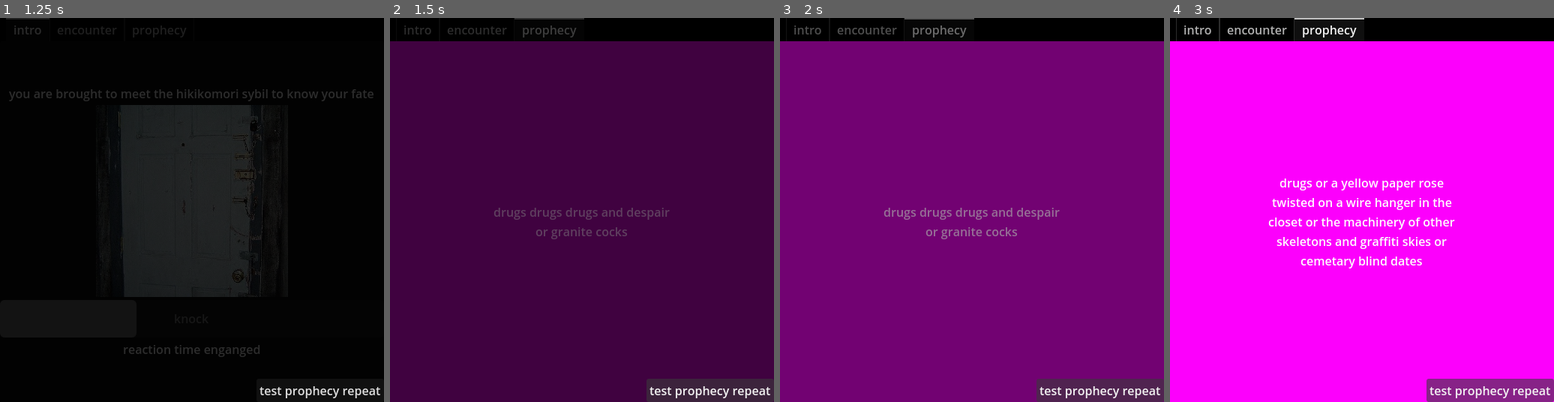
Above: before the commit, frames 1-4 (left to right).
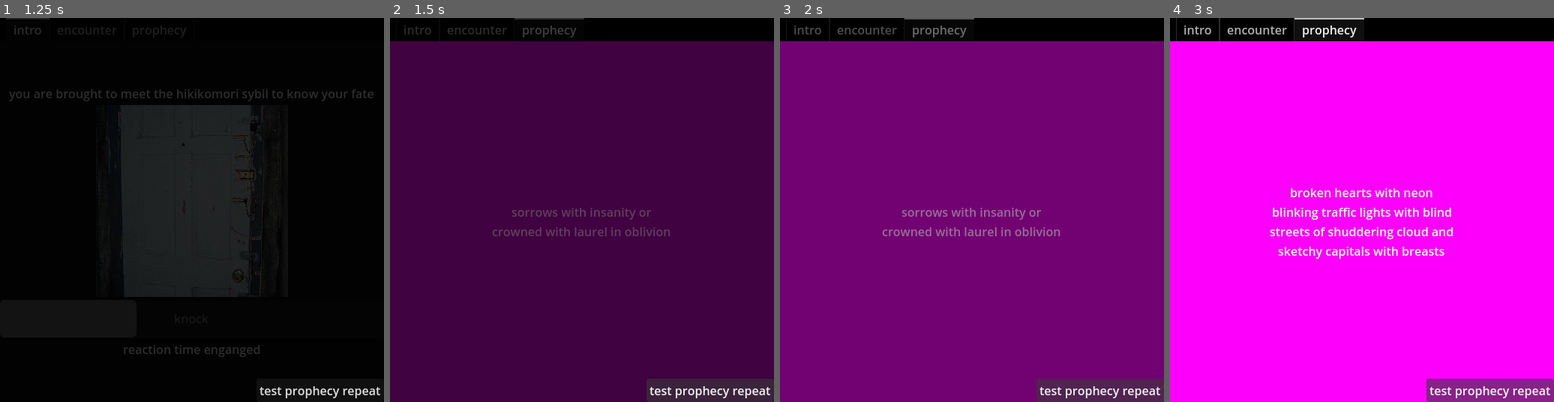
Above: after the commit, the same moments.

Repository: AlexDeclino/hikikomori_wisdom
Game: Godot game, scene res://scenes/prophecy.tscn
The game is run twice, just before and just after one commit, with the same random seed, the same clock (stepped at 60 frames per second) and the same inputs.
Inputs:
- Up to frame 1 (1.25 s): click "knock" at 0.5 s
- Up to frame 2 (1.5 s): click "test prophecy repeat" at 1.25 s
- Up to frame 3 (2 s): no input
- Up to frame 4 (3 s): click "test prophecy repeat" at 2 s; click "test prophecy repeat" at 2.75 s

Frame 1 is identical in both runs. In frame 2, 0.9% of the frame differs, in the area x 26-73%, y 49-58%; in frame 3, 1.1%; in frame 4, 4.3%, in the area x 25-75%, y 41-66%.

Commit message:
added endless variant to word func

Diff:
--- a/scenes/prophecy.tscn
+++ b/scenes/prophecy.tscn
@@ -76,7 +76,6 @@
 grow_vertical = 2
 
 [node name="intro" type="MarginContainer" parent="prophecy_stages"]
-visible = false
 layout_mode = 2
 
 [node name="VBoxContainer" type="VBoxContainer" parent="prophecy_stages/intro"]
@@ -154,6 +153,7 @@
 wait_time = 0.03
 
 [node name="prophecy" type="MarginContainer" parent="prophecy_stages"]
+visible = false
 layout_mode = 2
 
 [node name="ColorRect" type="ColorRect" parent="prophecy_stages/prophecy"]
--- a/scripts/prophecy.gd
+++ b/scripts/prophecy.gd
@@ -2,6 +2,7 @@
 
 @export var nodes_paths:Array[NodePath]
 @export var knock_speed:float
+
 var knock_knock = 0
 
 #sounds
@@ -22,6 +23,7 @@
 #lists
 var reactions_array = []
 var words_array = []
+var preword_array = []
 
 
 func _ready():
@@ -32,6 +34,7 @@
 	#load all words lists into arrays
 	_load_file_list("res://assets/texts/reactions.txt", reactions_array)
 	_load_file_list("res://assets/texts/words.txt", words_array)
+	_load_file_list("res://assets/texts/pre_words.txt", preword_array)
 
 
 	#apply settings for cursor and focus to all buttons
@@ -129,28 +132,23 @@
 
 func _prophecy_word():
 	print("word")
-	var chosen
-	var more_less_add = randi_range(0,2)
-	var more_less_chosen = var_to_str(more_less_add)
+	var chosen_word
+	var chosen_pre
+	var final_word
+	preword_array.shuffle()
+	chosen_pre = preword_array.front()
 	words_array.shuffle()
-	chosen = words_array.front()
+	chosen_word = words_array.front()
 	words_array.pop_front()
-	match more_less_chosen:
-		"0":
-			pass
-		"1":
-			chosen = "more " + chosen
-		"2":
-			chosen = "less " + chosen
-		_:
-			print("broken")
-	return chosen
+	final_word = chosen_pre + " " + chosen_word
+	return final_word
 
 func _prophecy_or():
 	print("or")
 	var or_and = [
 		" or ",
-		" and "
+		" and ",
+		" with "
 	]
 	var max_loops = 5
 	var loops = randi_range(2, max_loops)
@@ -185,6 +183,20 @@
 #debug
 #func _on_button_pressed():
 #	DisplayServer.window_set_size(Vector2i(512,512))
+#var more_less_add = randi_range(0,2)
+#	var more_less_chosen = var_to_str(more_less_add)
+#	words_array.shuffle()
+#	chosen = words_array.front()
+#	words_array.pop_front()
+#	match more_less_chosen:
+#		"0":
+#			pass
+#		"1":
+#			chosen = "more " + chosen
+#		"2":
+#			chosen = "less " + chosen
+#		_:
+#			print("broken")
 
 
 func _on_button_pressed():
Not shown, added: assets/texts/pre_words.txt
Not shown, changed: assets/texts/words.txt
